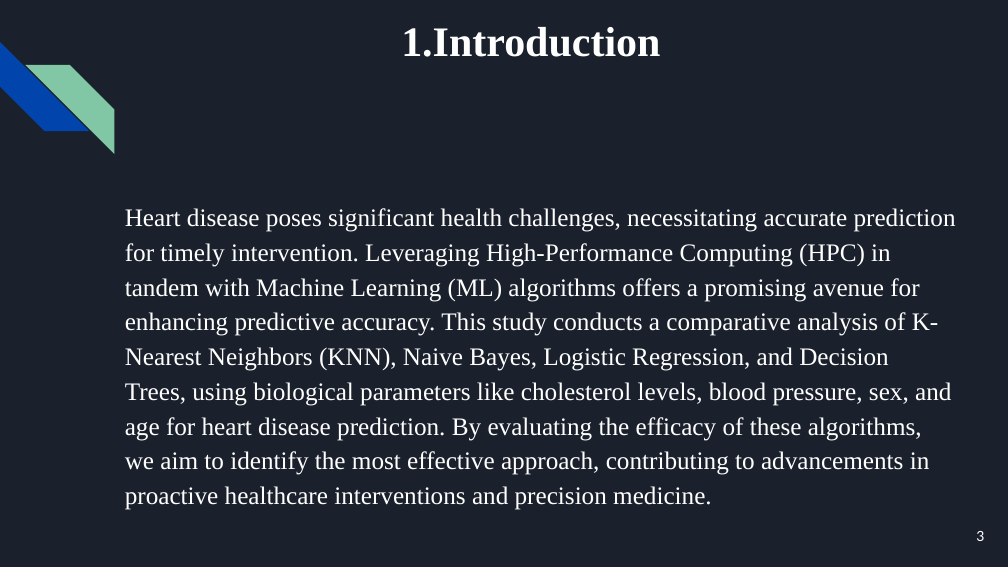
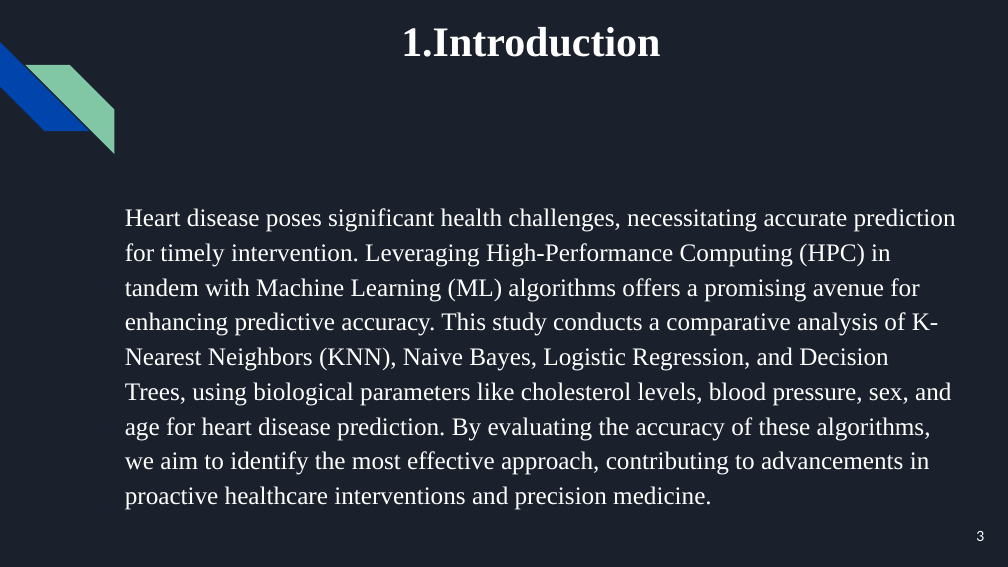
Before and after one commit to Frostarhaan/CSE449, a slide deck: slide 3 of Task 04/Task 4b/Task_4b.pptx. Drawn at 1008x567 pixels with LibreOffice and Linux fonts; fonts in the diff are those of the drawing. Boxes give left, top, right and bottom in pixels: in the first picture for what was removed or moved away, otherwise in the second. Text is boxed around its words. In the diff, an @@ line names an element or a change of style, - is before the commit and + after.

Commit message:
update

```diff
--- a/Task 04/Task 4b/Task_4b.pptx
+++ b/Task 04/Task 4b/Task_4b.pptx
@@ text at bbox=[125, 208, 956, 510]: text changed @@
-Heart disease poses significant health challenges, necessitating accurate prediction for timely intervention. Leveraging High-Performance Computing (HPC) in tandem with Machine Learning (ML) algorithms offers a promising avenue for enhancing predictive accuracy. This study conducts a comparative analysis of K-Nearest Neighbors (KNN), Naive Bayes, Logistic Regression, and Decision Trees, using biological parameters like cholesterol levels, blood pressure, sex, and age for heart disease prediction. By evaluating the efficacy of these algorithms, we aim to identify the most effective approach, contributing to advancements in proactive healthcare interventions and precision medicine.
+Heart disease poses significant health challenges, necessitating accurate prediction for timely intervention. Leveraging High-Performance Computing (HPC) in tandem with Machine Learning (ML) algorithms offers a promising avenue for enhancing predictive accuracy. This study conducts a comparative analysis of K-Nearest Neighbors (KNN), Naive Bayes, Logistic Regression, and Decision Trees, using biological parameters like cholesterol levels, blood pressure, sex, and age for heart disease prediction. By evaluating the accuracy of these algorithms, we aim to identify the most effective approach, contributing to advancements in proactive healthcare interventions and precision medicine.
```
Also in this commit, not shown: 1 other slide changed.
